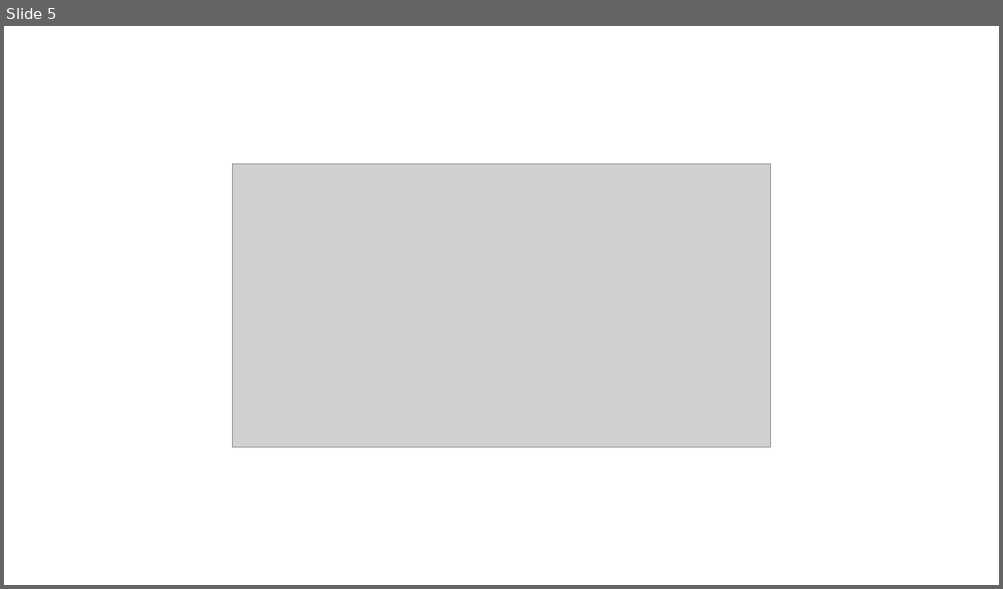
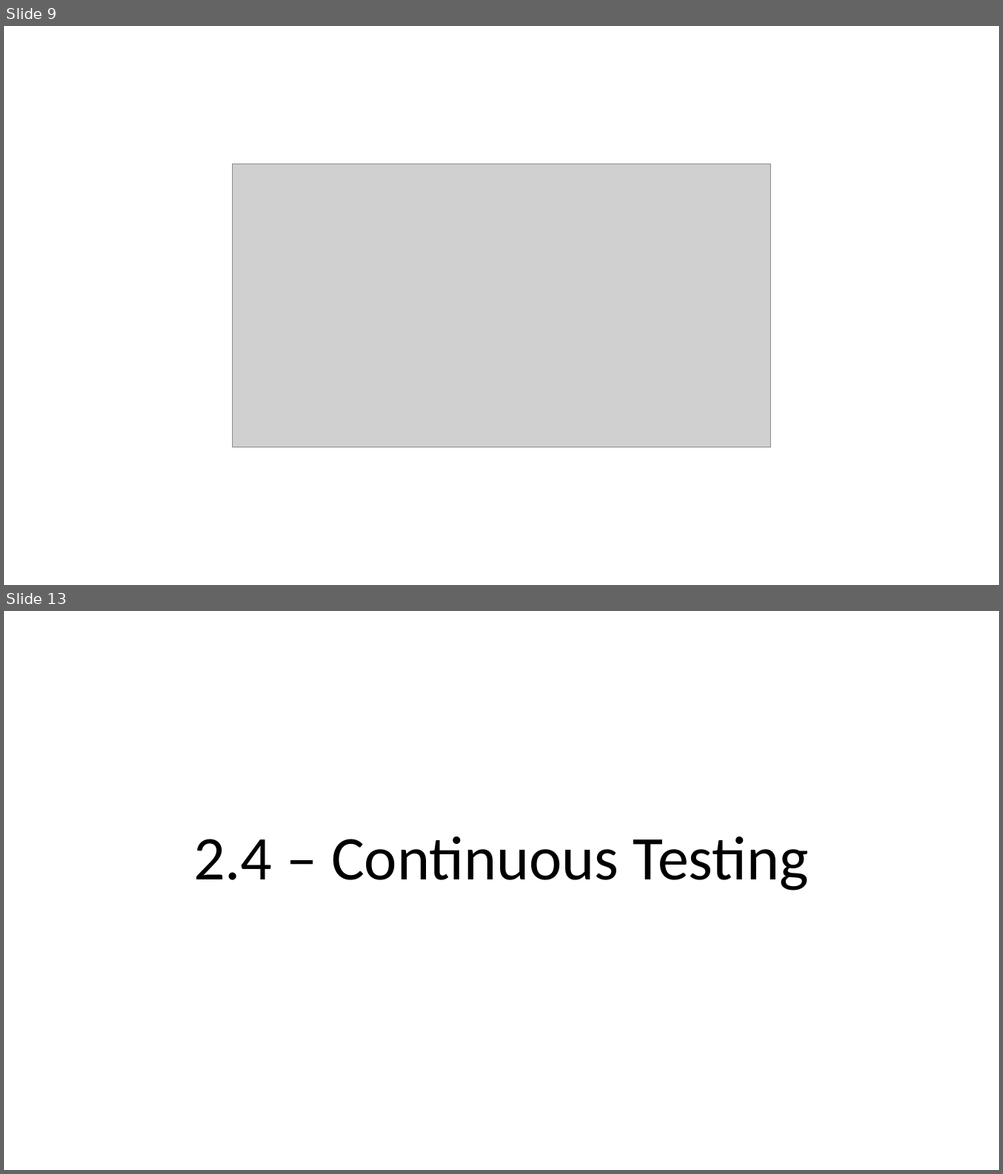
Before and after one commit to way0utwest/DatabaseDevOpsMS, a slide deck: Section 2 - Getting DevOps into Development/VCS.pptx. Shown one above the other, each under a label of ours: slide 5 before the commit, slides 9 and 13 after it; the slides between them are not shown. The pictures are 1003x589 and 1003x1174 pixels, drawn with LibreOffice and Linux fonts; fonts in the diff are those of the drawing; grey boxes stand for pictures. Boxes give left, top, right and bottom in pixels: in the first picture for what was removed or moved away, otherwise in the second. Text is boxed around its words. In the diff, an @@ line names an element or a change of style, - is before the commit and + after.

```diff
--- a/Section 2 - Getting DevOps into Development/VCS.pptx
+++ b/Section 2 - Getting DevOps into Development/VCS.pptx
@@ slide 13 added at <box>4,611,999,1170</box>, background #FFFFFF @@
@@ title added at <box>193,837,809,891</box>, 60 pt, text #000000 @@
+2.4 – Continuous Testing
@@ what was slide 5 is now slide 9 @@
```
Also in this commit, not shown: 11 other slides added, 4 other files.
